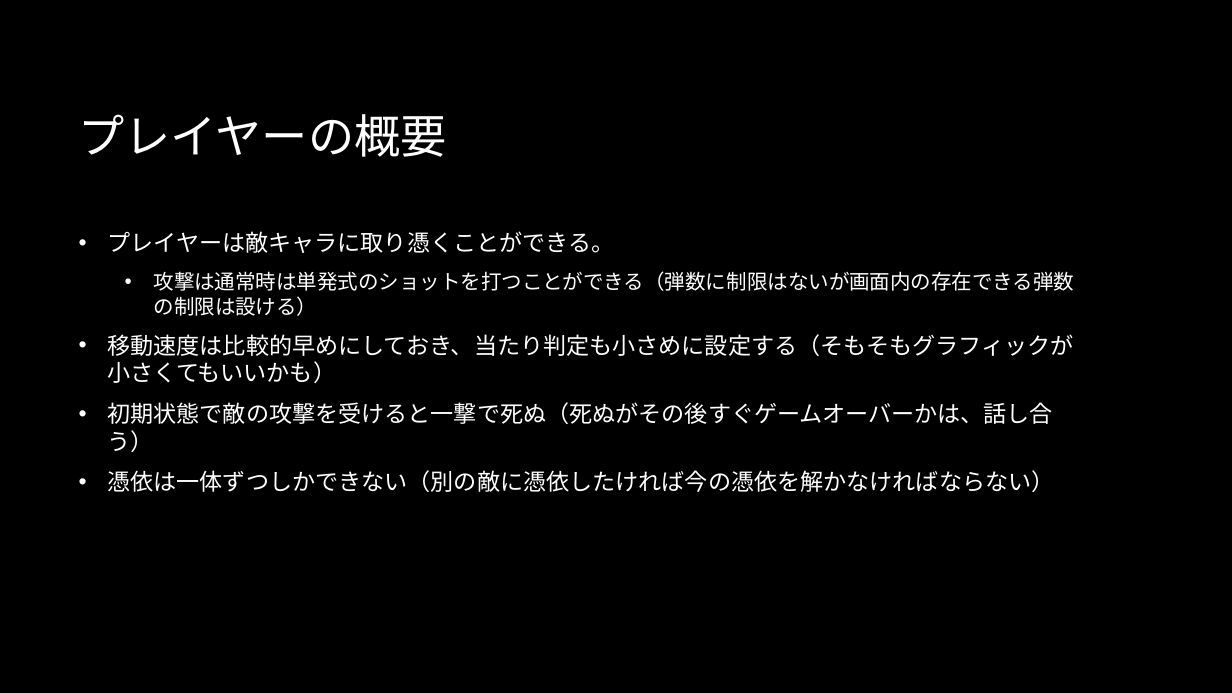
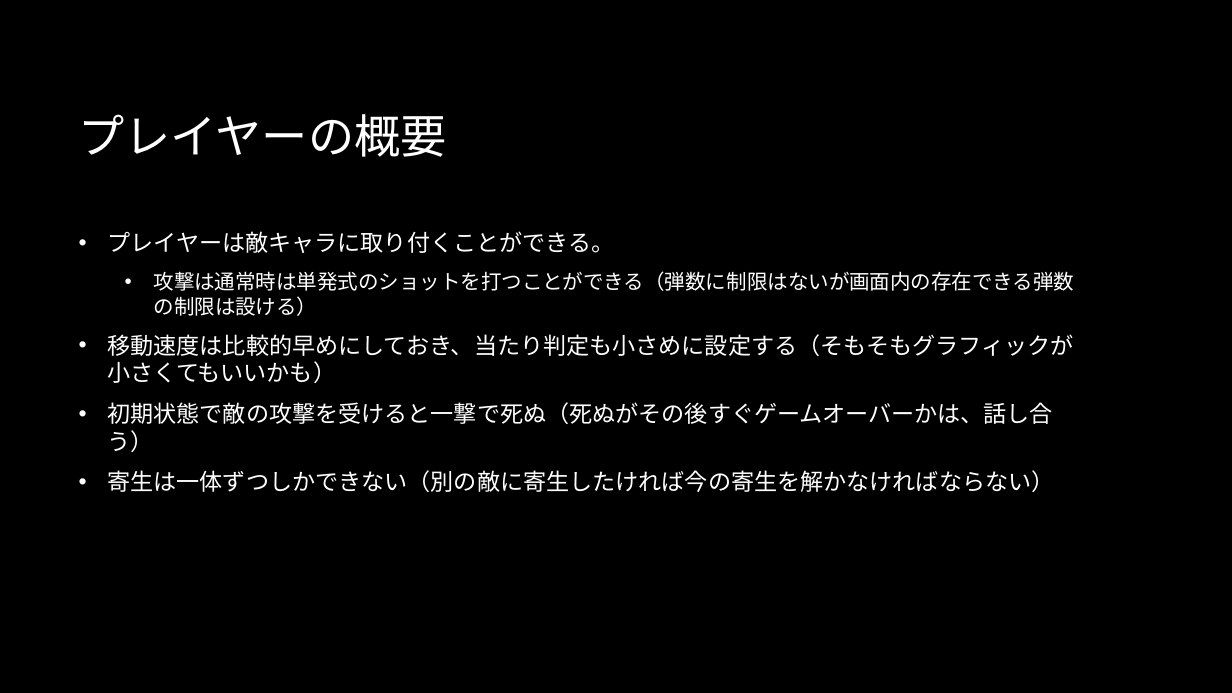
Before and after one commit to MusubiKamishiro/ParasitismShooting, a slide deck: slide 9 of Mint/企画担当部門/憑依型シューティングゲーム.pptx. Drawn at 1232x693 pixels with LibreOffice and Linux fonts; fonts in the diff are those of the drawing; background and template pictures are left out. Boxes give left, top, right and bottom in pixels: in the first picture for what was removed or moved away, otherwise in the second. Text is boxed around its words. In the diff, an @@ line names an element or a change of style, - is before the commit and + after.

```diff
--- a/Mint/企画担当部門/憑依型シューティングゲーム.pptx
+++ b/Mint/企画担当部門/憑依型シューティングゲーム.pptx
@@ text at bbox=[107, 231, 614, 253]: text changed @@
-• プレイヤーは敵キャラに取り憑くことができる。
+• プレイヤーは敵キャラに取り付くことができる。
@@ text at bbox=[107, 470, 1054, 492]: text changed @@
-• 憑依は一体ずつしかできない（別の敵に憑依したければ今の憑依を解かなければならない）
+• 寄生は一体ずつしかできない（別の敵に寄生したければ今の寄生を解かなければならない）
```
Also in this commit, not shown: 8 other slides changed, 15 other files.
